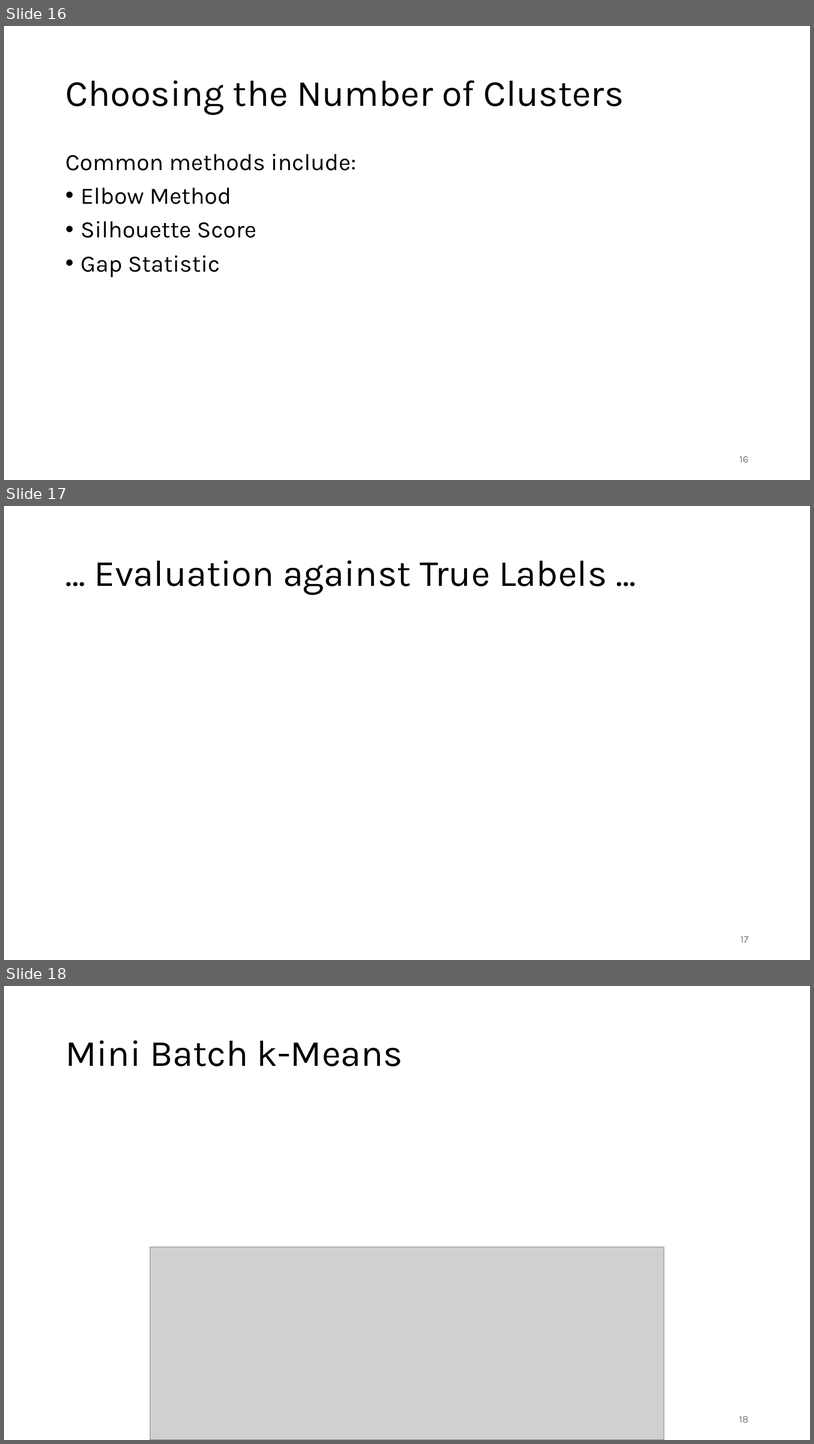
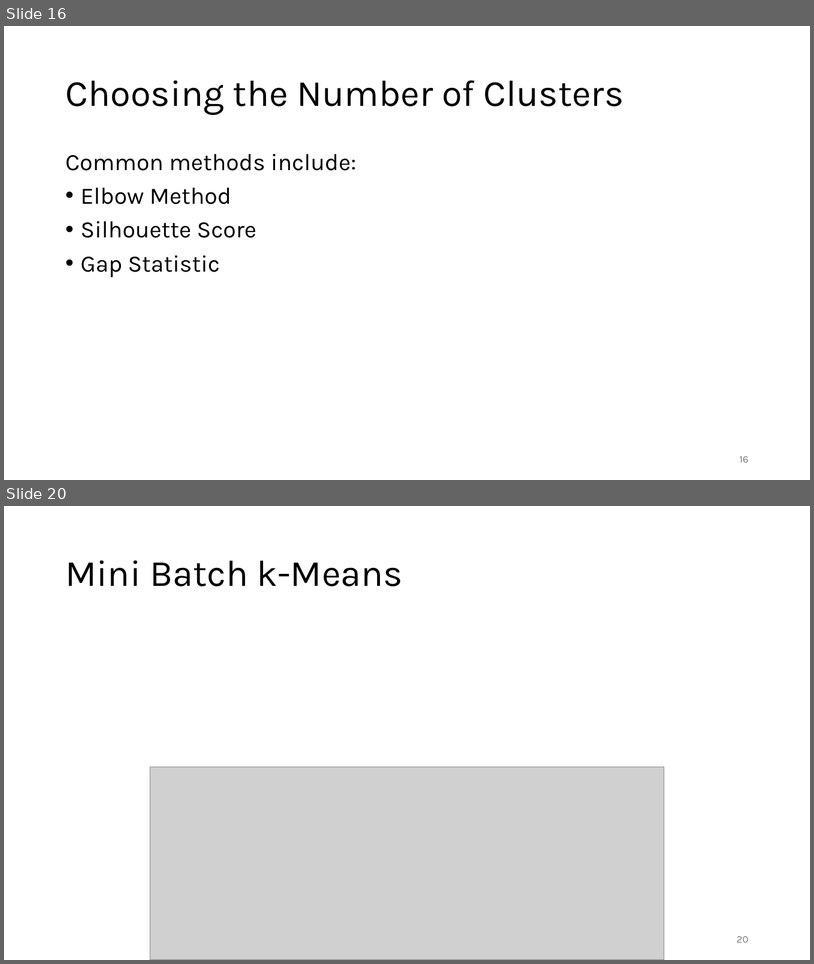
Before and after one commit to FelixWick/data_science, a slide deck: slides/2_clustering.pptx. Shown one above the other, each under a label of ours: slides 16, 17 and 18 before the commit, slides 16 and 20 after it; the slides between them are not shown. The pictures are 814x1444 and 814x964 pixels, drawn with LibreOffice and Linux fonts; fonts in the diff are those of the drawing; grey boxes stand for pictures. Boxes give left, top, right and bottom in pixels: in the first picture for what was removed or moved away, otherwise in the second. Text is boxed around its words. In the diff, an @@ line names an element or a change of style, - is before the commit and + after.

```diff
--- a/slides/2_clustering.pptx
+++ b/slides/2_clustering.pptx
@@ slide 17 removed at [4, 506, 810, 960], background #FFFFFF @@
@@ title removed at [94, 560, 607, 595] @@
-… Evaluation against True Labels …
@@ page number removed at [741, 936, 749, 942] @@
-17
@@ what was slide 18 is now slide 20 @@
@@ page number at [737, 936, 749, 942]: text changed @@
-18
+20
```
Also in this commit, not shown: 1 slide changed, 1 slide added, 1 other slide removed, 1 other file.
